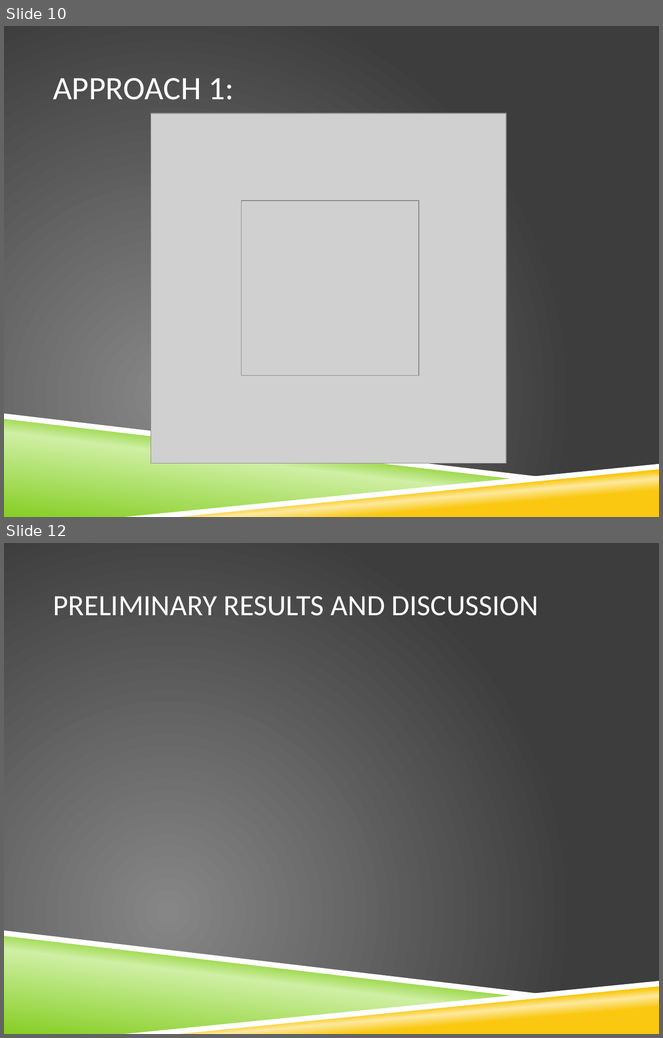
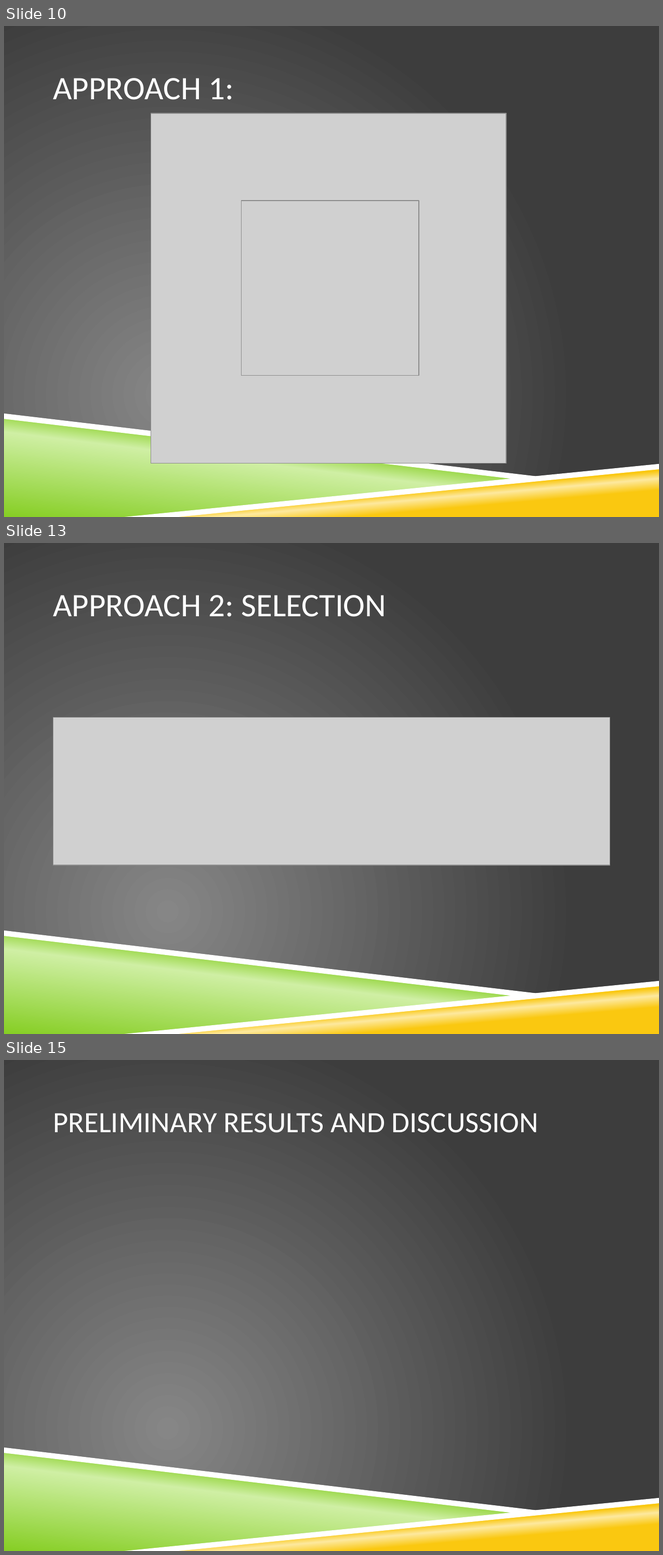
Before and after one commit to grpbwl/videoSteganography, a slide deck: results/CSE509_Video_Steganography.pptx. Shown one above the other, each under a label of ours: slides 10 and 12 before the commit, slides 10, 13 and 15 after it; the slides between them are not shown. The pictures are 663x1038 and 663x1555 pixels, drawn with LibreOffice and Linux fonts; fonts in the diff are those of the drawing; grey boxes stand for pictures; background and template pictures are left out. Boxes give left, top, right and bottom in pixels: in the first picture for what was removed or moved away, otherwise in the second. Text is boxed around its words. In the diff, an @@ line names an element or a change of style, - is before the commit and + after.

```diff
--- a/results/CSE509_Video_Steganography.pptx
+++ b/results/CSE509_Video_Steganography.pptx
@@ slide 13 added at <box>4,543,659,1034</box>, background picture (left out); not listed: 4 template elements that a slide beside it also shows @@
@@ title added at <box>53,595,386,617</box>, 36 pt, text #FFFFFF @@
+APPROACH 2: SELECTION
@@ picture added at <box>53,717,610,865</box> @@
@@ what was slide 12 is now slide 15 @@
```
Also in this commit, not shown: 1 slide changed, 2 other slides added, 3 other files.
